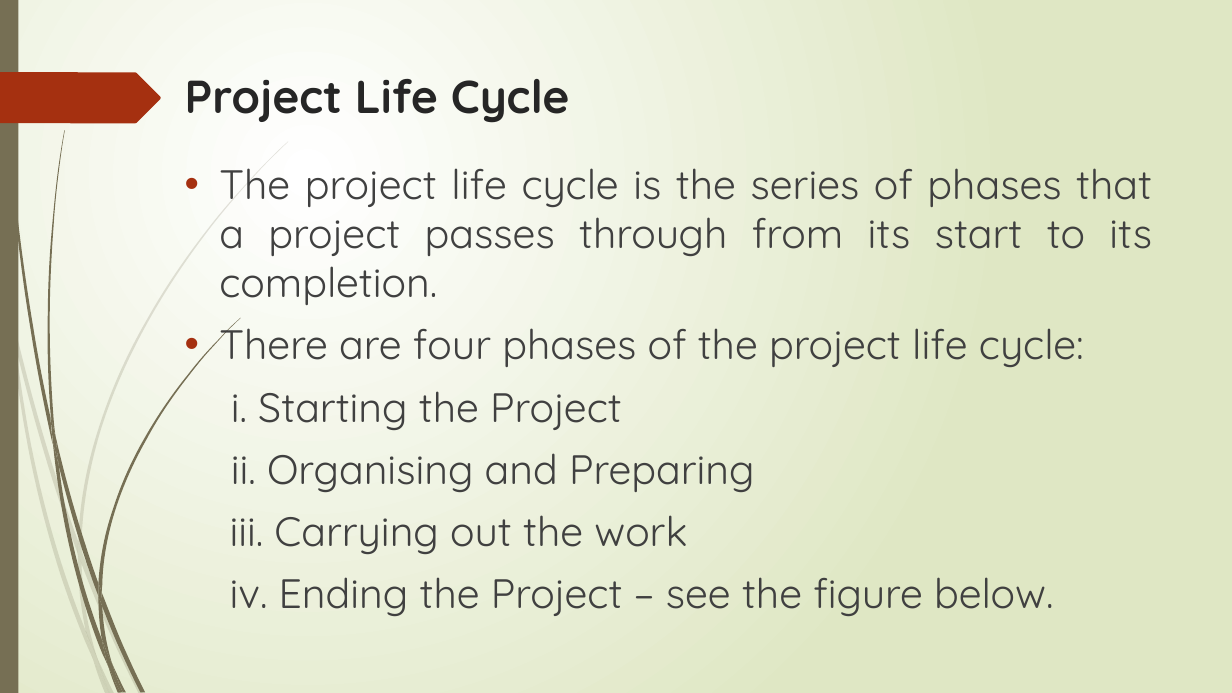
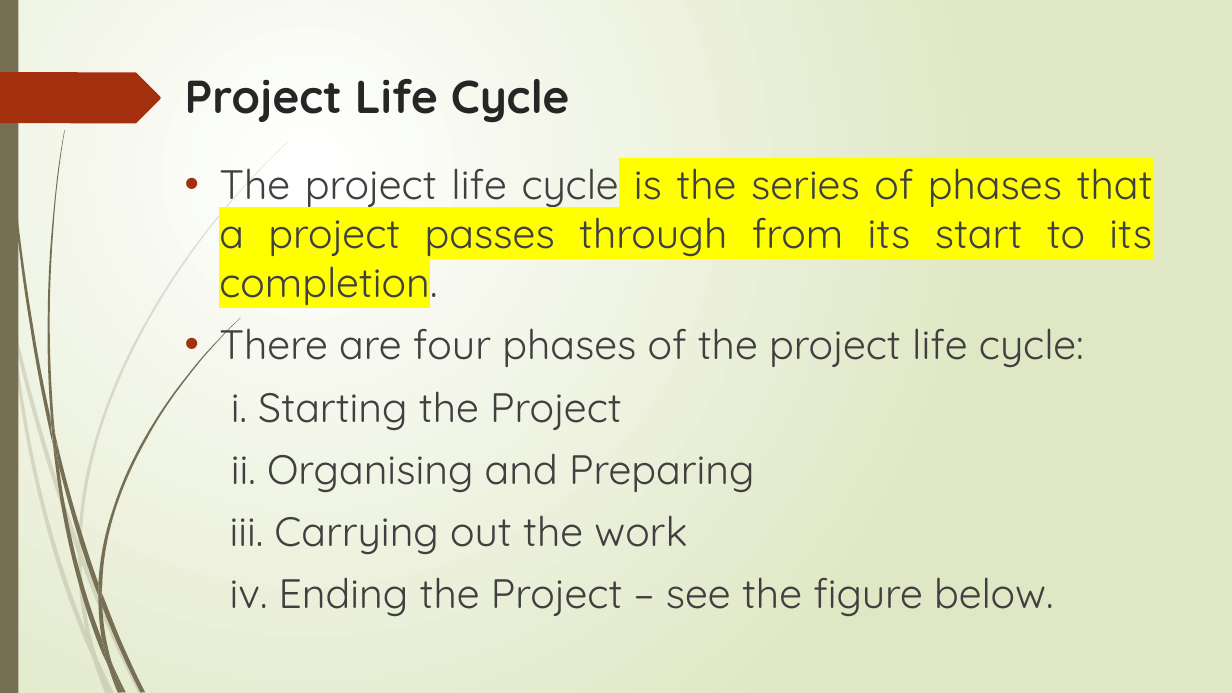
Before and after one commit to PELUMIAJAYI0/400-Level-First-Semester, a slide deck: slide 3 of DHS 413/DHS 413 -first Lecture1.pptx. Drawn at 1232x693 pixels with LibreOffice and Linux fonts; fonts in the diff are those of the drawing. Boxes give left, top, right and bottom in pixels: in the first picture for what was removed or moved away, otherwise in the second. Text is boxed around its words. In the diff, an @@ line names an element or a change of style, - is before the commit and + after.

```diff
--- a/DHS 413/DHS 413 -first Lecture1.pptx
+++ b/DHS 413/DHS 413 -first Lecture1.pptx
@@ text at (x1=219, y1=157, x2=1153, y2=308): highlight none to #FFFF00 in "is the series of phases that a ..." @@
```
Also in this commit, not shown: 2 other slides changed, 6 other files.
